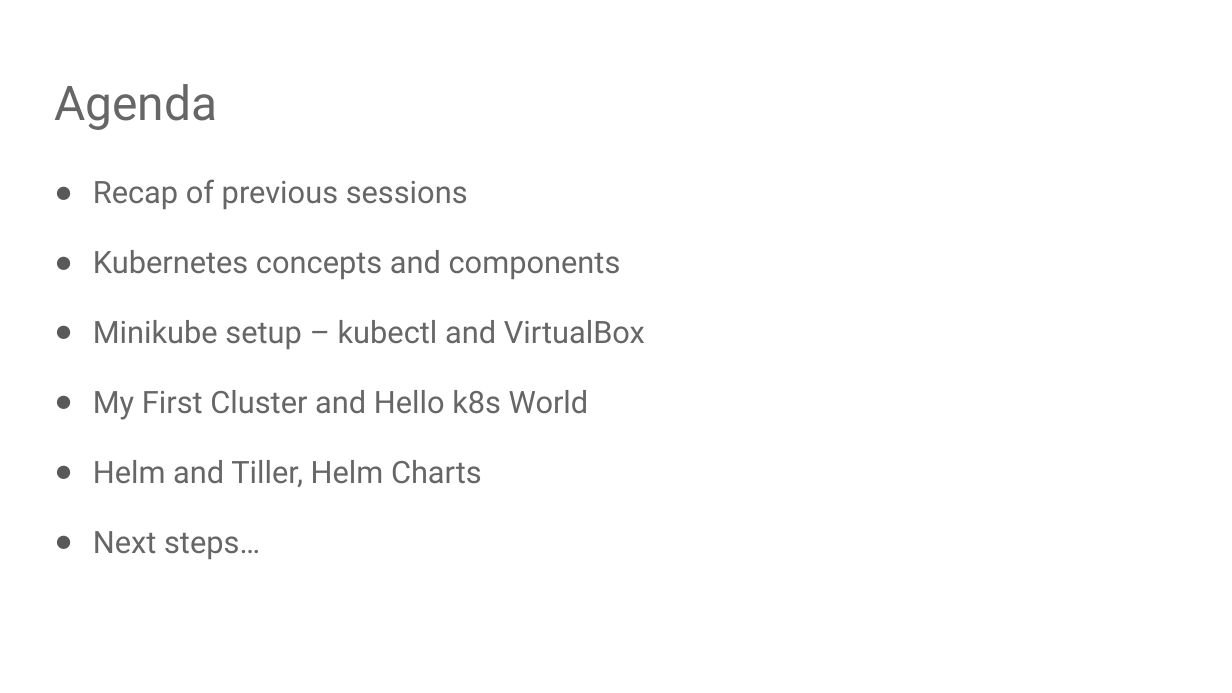
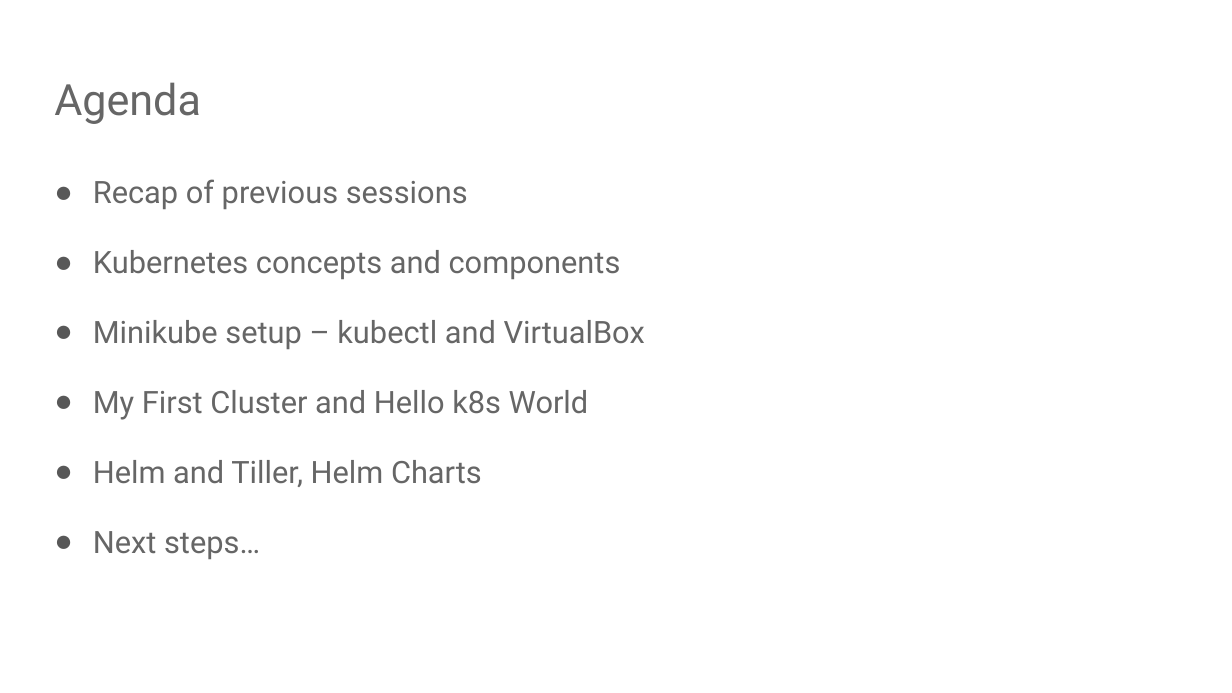
Before and after one commit to AutomatedIT/presentations, a slide deck: slide 3 of KubernetesMinikubeHelm_1.pptx. Drawn at 1232x693 pixels with LibreOffice and Linux fonts; fonts in the diff are those of the drawing; background and template pictures are left out. Boxes give left, top, right and bottom in pixels: in the first picture for what was removed or moved away, otherwise in the second. Text is boxed around its words. In the diff, an @@ line names an element or a change of style, - is before the commit and + after.

```diff
--- a/KubernetesMinikubeHelm_1.pptx
+++ b/KubernetesMinikubeHelm_1.pptx
@@ title "Agenda" at (x1=54, y1=82, x2=201, y2=124): size 28 to 25.2 pt @@
```
Also in this commit, not shown: 9 other slides changed, 1 slide added, 1 slide removed.
